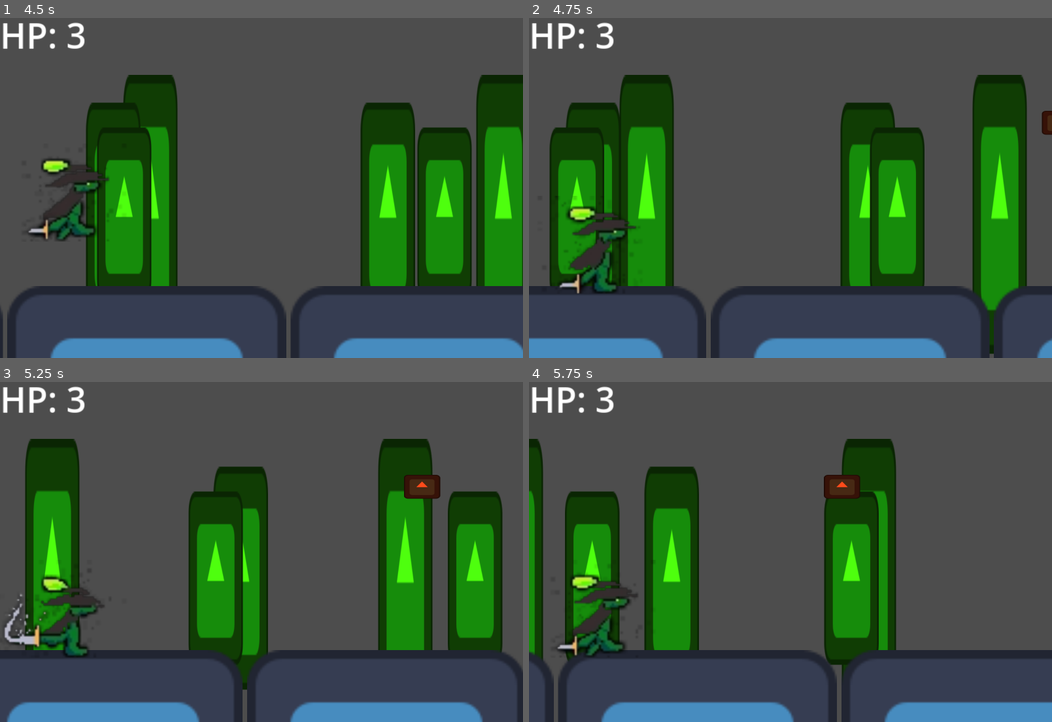
Above: before the commit, frames 1-4 (two rows, left to right).
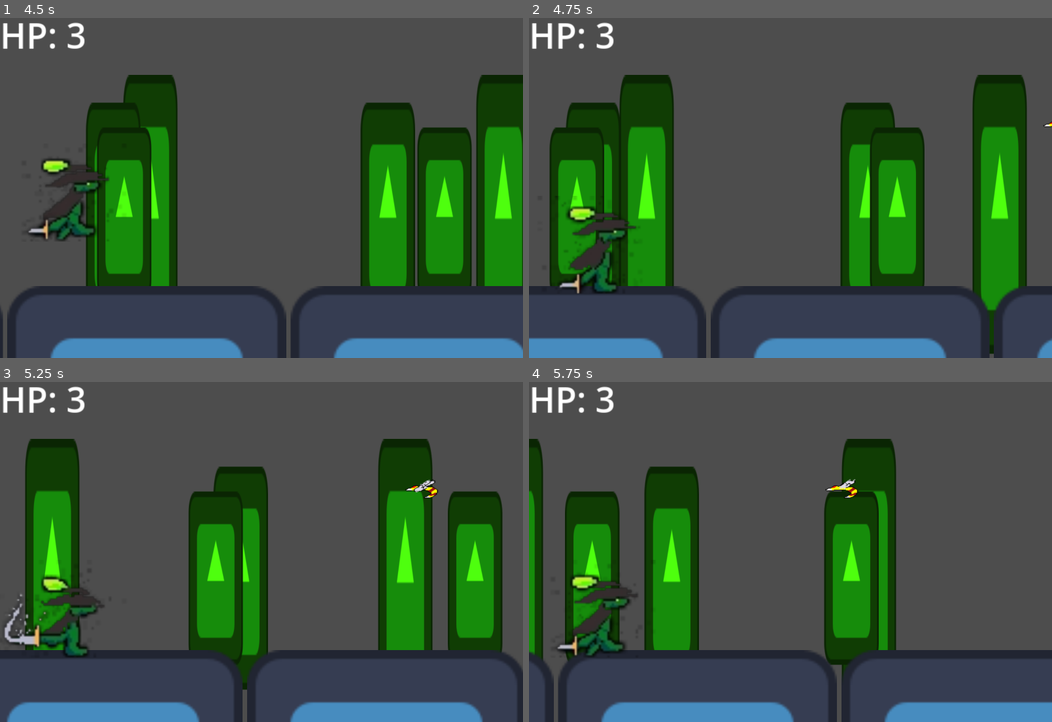
Above: after the commit, the same moments.

Repository: irmozius/UnhingedGekko
Game: Godot game, scene res://game_data/worlds/game_world.tscn
The game is run twice, just before and just after one commit, with the same random seed, the same clock (stepped at 60 frames per second) and the same inputs. The engine's default icon, where the game draws it, is replaced by a stand-in: a white triangle on a blue panel in a dark square.
Inputs (mouse positions are in pixels of both pictures, inside the frame that each line leads up to):
- Up to frame 1 (4.5 s): tap Enter at 0.5, 3.6 s; move the mouse to (376, 167) at 0.52 s; hold D 0.53-1.25 s; tap Space (slash) at 0.6 s; click (376, 167) at 0.67 s; tap Up (jump) at 0.77, 3.77 s; drag from (156, 201) to (235, 252) at 1.27 s; move the mouse to (313, 106) at 2.02 s; hold A 2.03-2.75 s; tap Delete at 2.1 s; drag from (235, 252) to (104, 130) at 2.77 s; move the mouse to (418, 235) at 3.52 s; hold D 3.53-4.25 s; drag from (104, 130) to (183, 96) at 4.27 s
- Up to frame 2 (4.75 s): no input
- Up to frame 3 (5.25 s): move the mouse to (287, 548) at 5.02 s; hold D from 5.03 s (still down); tap Space (slash) at 5.1 s; click (287, 548) at 5.17 s
- Up to frame 4 (5.75 s): keep holding D

Frame 1 is identical in both runs. In frame 2, 0.1% of the frame differs, in the area x 98-100%, y 27-35%; in frame 3, 0.5%, in the area x 77-85%, y 27-35%; in frame 4, 0.5%.

Commit message:
animation test

Diff:
--- a/game_data/entities/characters/enemy.gd
+++ b/game_data/entities/characters/enemy.gd
@@ -23,6 +23,10 @@
 
 ## We should do something more interesting when they die, at some point
 func die():
+	if has_node("Hurtbox"):
+		$Hurtbox.queue_free()
+	hitbox.queue_free() #safety
+	await play_death_animation()
 	update_stats()
 	queue_free()
 
@@ -36,7 +40,12 @@
 	if hp<=0:
 		die()
 
-# This is so that we can display in diedscreen later
+func play_death_animation():
+	var anim_node= get_node_or_null("AnimationPlayer")
+	if anim_node:
+		anim_node.play("death")
+		await anim_node.animation_finished
+	# This is so that we can display in diedscreen later
 func update_stats():
 	Global.stats[entity_name] = Global.stats.get(entity_name, 0) + 1
 	#print(Global.stats)
--- a/game_data/entities/characters/flyinglizards.tscn
+++ b/game_data/entities/characters/flyinglizards.tscn
@@ -1,12 +1,65 @@
 [gd_scene format=3 uid="uid://b0wf6rl4esfdf"]
 
 [ext_resource type="Script" uid="uid://dbqf6oy56osa8" path="res://game_data/entities/characters/enemy.gd" id="1_pg13b"]
-[ext_resource type="Texture2D" uid="uid://q3dy4tm2c72x" path="res://icon.svg" id="2_0xky0"]
+[ext_resource type="Texture2D" uid="uid://bri8x6knb0cup" path="res://assets/graphics/sprites/enemies/flying/Fly type 1 (v 7).png" id="2_pg13b"]
 [ext_resource type="PackedScene" uid="uid://dv7qoieljaare" path="res://game_data/entities/components/hitbox.tscn" id="3_iohlw"]
 [ext_resource type="PackedScene" uid="uid://rbljprm78s6j" path="res://game_data/entities/components/hurtbox.tscn" id="4_nmdaj"]
 
+[sub_resource type="Animation" id="Animation_0xky0"]
+length = 0.001
+tracks/0/type = "value"
+tracks/0/imported = false
+tracks/0/enabled = true
+tracks/0/path = NodePath("Sprite2D:frame")
+tracks/0/interp = 1
+tracks/0/loop_wrap = true
+tracks/0/keys = {
+"times": PackedFloat32Array(0),
+"transitions": PackedFloat32Array(1),
+"update": 1,
+"values": [0]
+}
+
+[sub_resource type="Animation" id="Animation_pg13b"]
+resource_name = "death"
+tracks/0/type = "value"
+tracks/0/imported = false
+tracks/0/enabled = true
+tracks/0/path = NodePath("Sprite2D:frame")
+tracks/0/interp = 1
+tracks/0/loop_wrap = true
+tracks/0/keys = {
+"times": PackedFloat32Array(0, 0.168, 0.336, 0.504, 0.65099996),
+"transitions": PackedFloat32Array(1, 1, 1, 1, 1),
+"update": 0,
+"values": [2, 3, 4, 5, 6]
+}
+
+[sub_resource type="Animation" id="Animation_iohlw"]
+resource_name = "walk"
+loop_mode = 1
+tracks/0/type = "value"
+tracks/0/imported = false
+tracks/0/enabled = true
+tracks/0/path = NodePath("Sprite2D:frame")
+tracks/0/interp = 1
+tracks/0/loop_wrap = true
+tracks/0/keys = {
+"times": PackedFloat32Array(0, 0.2, 0.43333334),
+"transitions": PackedFloat32Array(1, 1, 1),
+"update": 0,
+"values": [0, 1, 2]
+}
+
+[sub_resource type="AnimationLibrary" id="AnimationLibrary_nmdaj"]
+_data = {
+&"RESET": SubResource("Animation_0xky0"),
+&"death": SubResource("Animation_pg13b"),
+&"walk": SubResource("Animation_iohlw")
+}
+
 [sub_resource type="RectangleShape2D" id="RectangleShape2D_hospd"]
-size = Vector2(16, 11)
+size = Vector2(16.25, 10.25)
 
 [node name="flyinglizards" type="Node2D" unique_id=284441439 node_paths=PackedStringArray("hitbox")]
 script = ExtResource("1_pg13b")
@@ -15,16 +68,20 @@
 entity_name = "Flying Lizard"
 
 [node name="Sprite2D" type="Sprite2D" parent="." unique_id=228488152]
-modulate = Color(1, 0.29411766, 0.105882354, 1)
-position = Vector2(8, -75)
-scale = Vector2(0.13, 0.08593748)
-texture = ExtResource("2_0xky0")
+position = Vector2(8.474546, -73.36419)
+scale = Vector2(0.4262727, 0.28179085)
+texture = ExtResource("2_pg13b")
+hframes = 7
+
+[node name="AnimationPlayer" type="AnimationPlayer" parent="." unique_id=1017434199]
+libraries/ = SubResource("AnimationLibrary_nmdaj")
+autoplay = &"walk"
 
 [node name="Hitbox" parent="." unique_id=2037733599 instance=ExtResource("3_iohlw")]
 collision_mask = 8
 
 [node name="CollisionShape2D" type="CollisionShape2D" parent="Hitbox" unique_id=1494530905]
-position = Vector2(8, -75)
+position = Vector2(8, -74)
 shape = SubResource("RectangleShape2D_hospd")
 
 [node name="Hurtbox" parent="." unique_id=888921601 instance=ExtResource("4_nmdaj")]
@@ -32,5 +89,5 @@
 damage = 1
 
 [node name="CollisionShape2D" type="CollisionShape2D" parent="Hurtbox" unique_id=672550695]
-position = Vector2(8, -75)
+position = Vector2(8, -74)
 shape = SubResource("RectangleShape2D_hospd")
Binary file added: assets/graphics/sprites/enemies/flying/Fly type 1 (v 7).png
Not shown, added: assets/graphics/sprites/enemies/flying/Fly type 1 (v 7).png.import
